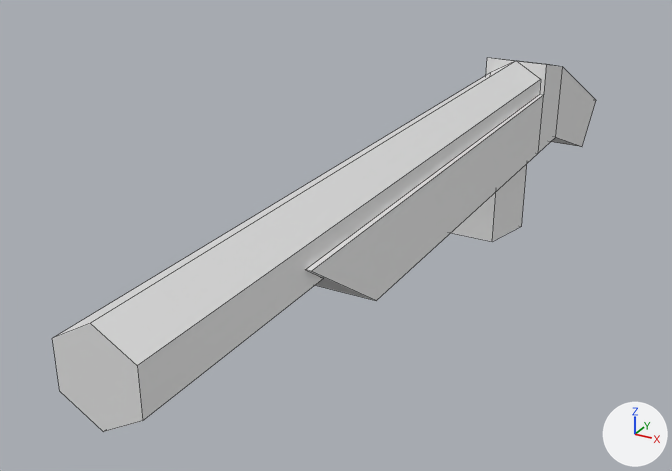
The Blender file Assets/Models/Blender/Objects/Weapons/shotgun.blend: old version first, new version second.
The view is the same before and after, from a camera (50 mm lens) standing at (0.468, -1.46, 0.399) and looking at (-0.116, -0.398, -0.132). Arrows for +X, +Y and +Z are at lower right; the lights stay in place. Mesh edges are drawn as thin lines.

Objects in the first picture: 'Magazine', 'Shotgun'.
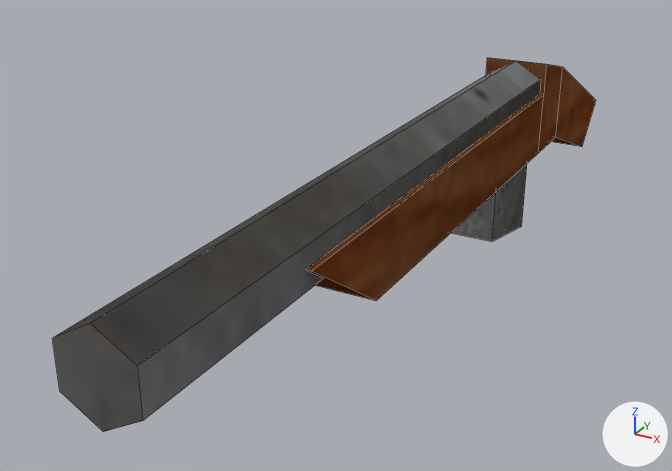
The edits, one by one:
Picture 'dark+wood-64x64.png' (img_dark_wood_64x64_png) is new.
Material 'Material' (mat_material) is new.
Its texture is img_dark_wood_64x64_png.
Its roughness is 1.0.
Its specular ior level is 0.0.
me_cylinder_002 has 34 vertices, 23 faces and spans x -0.05..0.05, y -0.175..0.05, z -0.875..0.5.
me_cylinder_002 is used by ob_shotgun; location (0.0, -0.5, 0.0); rotation (1.571, 0.0, 0.0), in degrees (90, 0, 0).
me_cylinder_002 part 1: texture (UV) coordinates of 22 of 23 faces, centred in x -0.05..0.05, y -0.138..0.038, z -0.838..0.5, changed; they spanned u 0.0..1.0, v 0.0..1.0 and now span u 0.12..0.9, v 0.0..0.94.
me_cylinder_002 now uses material mat_material (picture img_dark_wood_64x64_png).
me_cube_001 has 8 vertices, 6 faces and spans x -1.0..1.0, y -1.0..1.0, z -1.0..1.0.
me_cube_001 now uses material mat_material (picture img_dark_wood_64x64_png).

Changed parts and their boxes (x1, y1, x2, y2) in the pictures (672 x 471 px):
'Shotgun', recoloured, surface changed: (52, 58, 596, 432) in both
'Magazine', recoloured: (451, 164, 527, 241) in both
